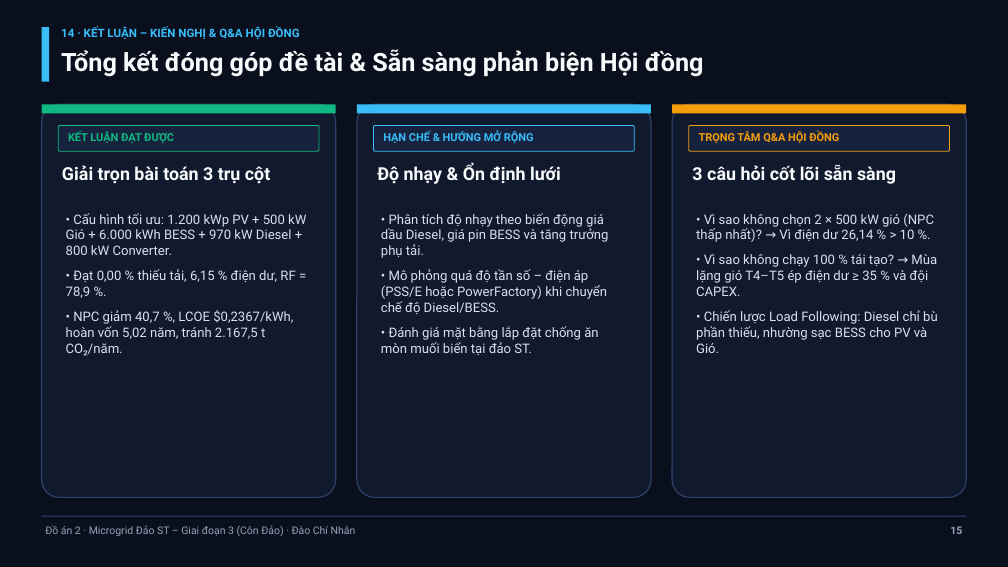
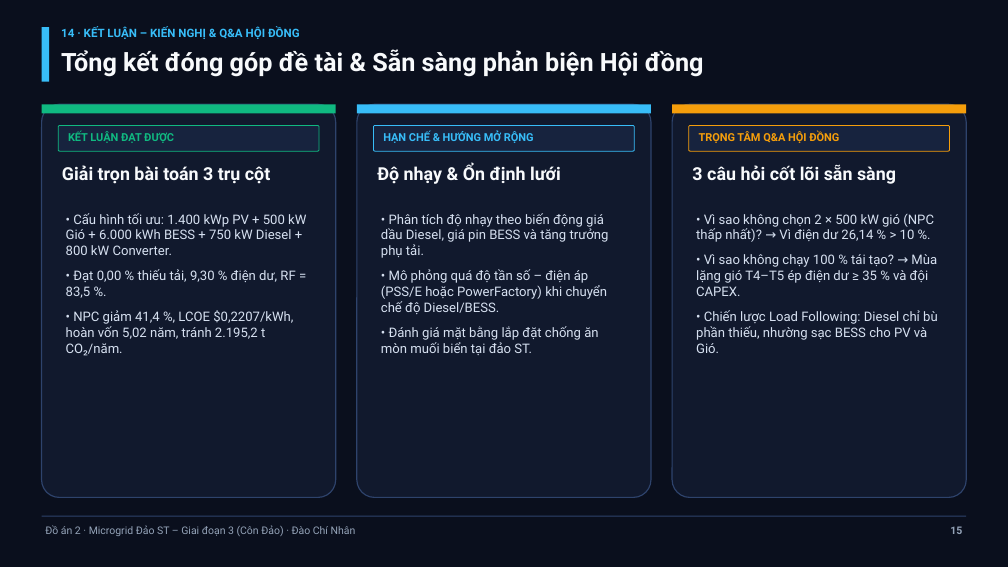
Before and after one commit to huongpro123/DoAn2_Microgrid_ConDao_ChiNhan, a slide deck: slide 15 of HO_SO_NOP_BAO_CAO_CHINH_THUC/07_Slide_Thuyet_Trinh_15_Trang_ST_Giai_Doan_3.pptx. Drawn at 1008x567 pixels with LibreOffice and Linux fonts; fonts in the diff are those of the drawing. Boxes give left, top, right and bottom in pixels: in the first picture for what was removed or moved away, otherwise in the second. Text is boxed around its words. In the diff, an @@ line names an element or a change of style, - is before the commit and + after.

```diff
--- a/HO_SO_NOP_BAO_CAO_CHINH_THUC/07_Slide_Thuyet_Trinh_15_Trang_ST_Giai_Doan_3.pptx
+++ b/HO_SO_NOP_BAO_CAO_CHINH_THUC/07_Slide_Thuyet_Trinh_15_Trang_ST_Giai_Doan_3.pptx
@@ text at bbox=[66, 213, 306, 356]: text changed @@
-• Cấu hình tối ưu: 1.200 kWp PV + 500 kW Gió + 6.000 kWh BESS + 970 kW Diesel + 800 kW Converter.
-• Đạt 0,00 % thiếu tải, 6,15 % điện dư, RF = 78,9 %.
-• NPC giảm 40,7 %, LCOE $0,2367/kWh, hoàn vốn 5,02 năm, tránh 2.167,5 t CO₂/năm.
+• Cấu hình tối ưu: 1.400 kWp PV + 500 kW Gió + 6.000 kWh BESS + 750 kW Diesel + 800 kW Converter.
+• Đạt 0,00 % thiếu tải, 9,30 % điện dư, RF = 83,5 %.
+• NPC giảm 41,4 %, LCOE $0,2207/kWh, hoàn vốn 5,02 năm, tránh 2.195,2 t CO₂/năm.
```
Also in this commit, not shown: 14 other slides changed, 22 other files.
